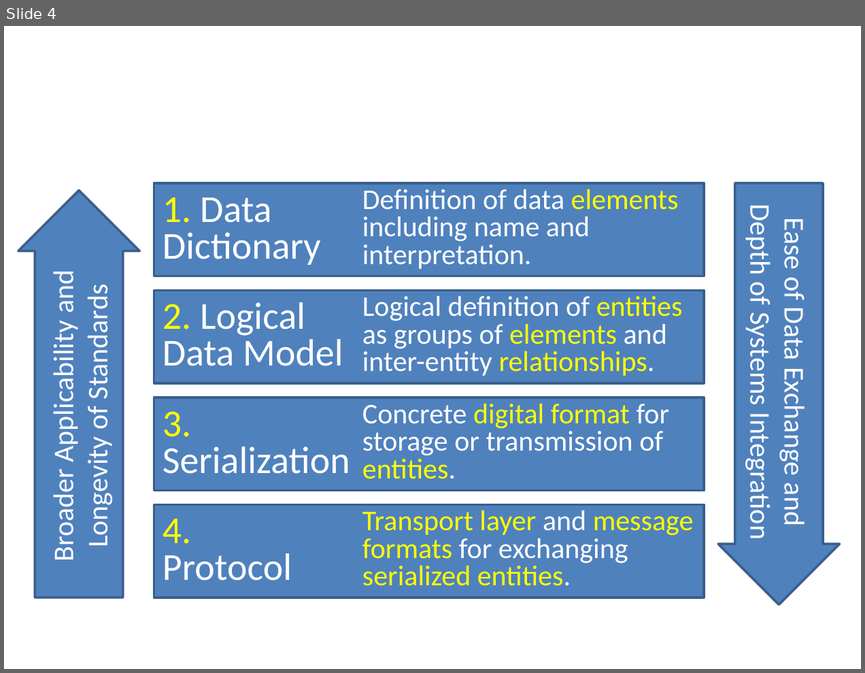
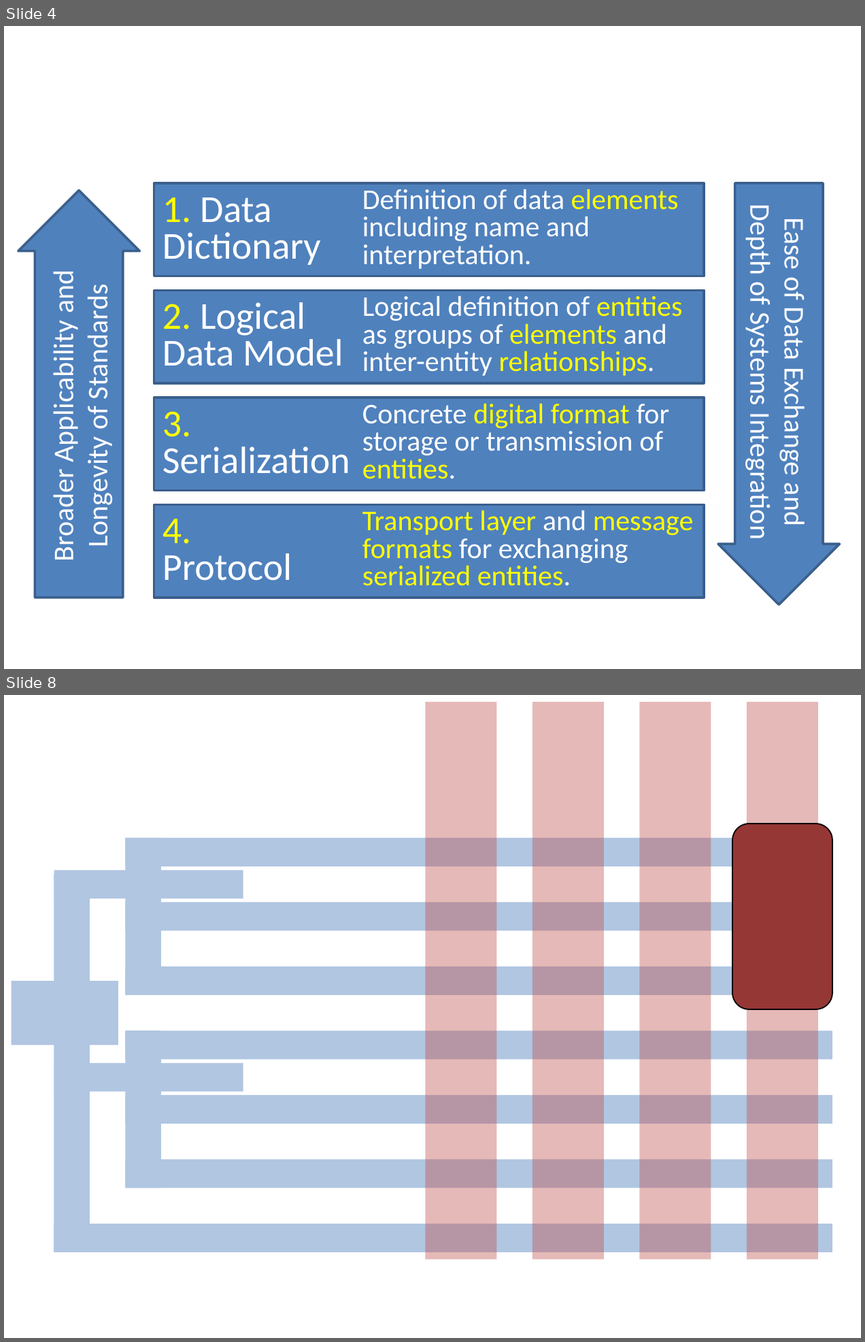
Before and after one commit to EdMatrix/edmatrix.github.io, a slide deck: _original_documents/Learning Standards Matrix.pptx. Shown one above the other, each under a label of ours: slide 4 before the commit, slides 4 and 8 after it; the slides between them are not shown. The pictures are 865x673 and 865x1342 pixels, drawn with LibreOffice and Linux fonts; fonts in the diff are those of the drawing. Boxes give left, top, right and bottom in pixels: in the first picture for what was removed or moved away, otherwise in the second. Text is boxed around its words. In the diff, an @@ line names an element or a change of style, - is before the commit and + after.

```diff
--- a/_original_documents/Learning Standards Matrix.pptx
+++ b/_original_documents/Learning Standards Matrix.pptx
@@ slide 8 added at box(4, 695, 861, 1338), background #FFFFFF @@
@@ rectangle added at box(426, 702, 496, 1259), fill #C0504D at 40% opacity @@
@@ rectangle added at box(532, 702, 604, 1259), fill #C0504D at 40% opacity @@
@@ rectangle added at box(640, 702, 711, 1259), fill #C0504D at 40% opacity @@
@@ rectangle added at box(747, 702, 818, 1259), fill #C0504D at 40% opacity @@
@@ rounded rectangle added at box(732, 824, 832, 1009), fill #953735, outline #000000 1 pt @@
@@ rectangle added at box(126, 838, 162, 995), fill #B0C6E1 @@
@@ rectangle added at box(126, 838, 832, 866), fill #B0C6E1 @@
@@ rectangle added at box(54, 873, 90, 1252), fill #B0C6E1 @@
@@ rectangle added at box(54, 870, 243, 898), fill #B0C6E1 @@
@@ rectangle added at box(126, 902, 832, 930), fill #B0C6E1 @@
@@ rectangle added at box(126, 966, 832, 995), fill #B0C6E1 @@
@@ rectangle added at box(11, 981, 118, 1045), fill #B0C6E1 @@
@@ rectangle added at box(126, 1031, 162, 1187), fill #B0C6E1 @@
@@ rectangle added at box(126, 1031, 832, 1059), fill #B0C6E1 @@
@@ rectangle added at box(54, 1063, 243, 1091), fill #B0C6E1 @@
@@ rectangle added at box(126, 1095, 832, 1123), fill #B0C6E1 @@
@@ rectangle added at box(126, 1159, 832, 1187), fill #B0C6E1 @@
@@ rectangle added at box(54, 1223, 832, 1252), fill #B0C6E1 @@
```
Also in this commit, not shown: 3 other slides added, 3 other files.
